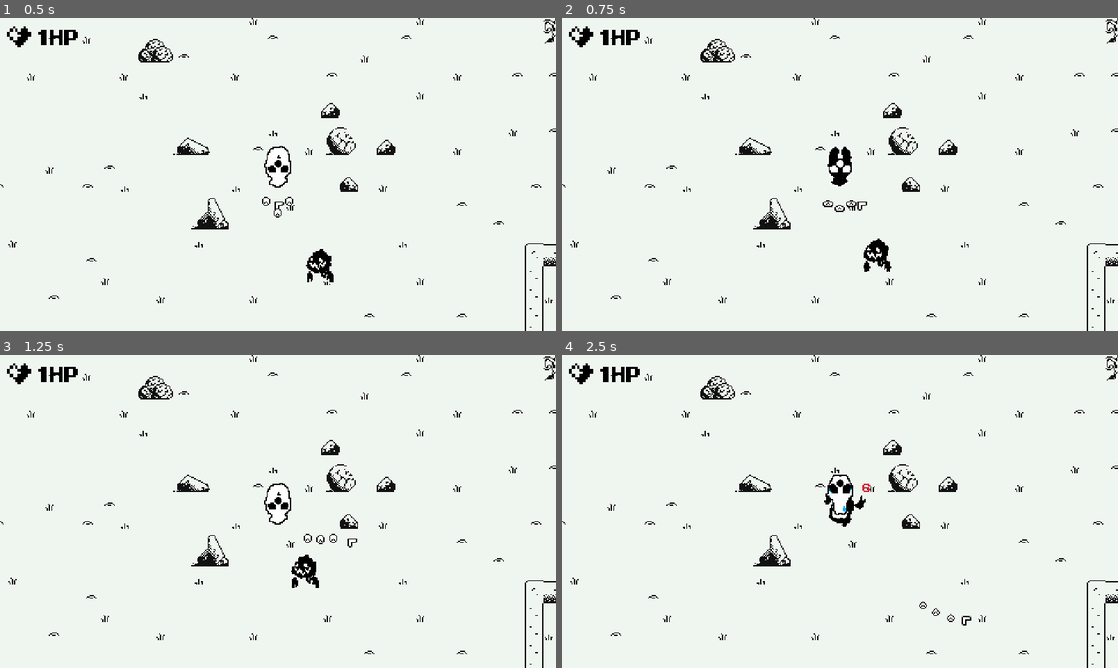
Above: before the commit, frames 1-4 (two rows, left to right).
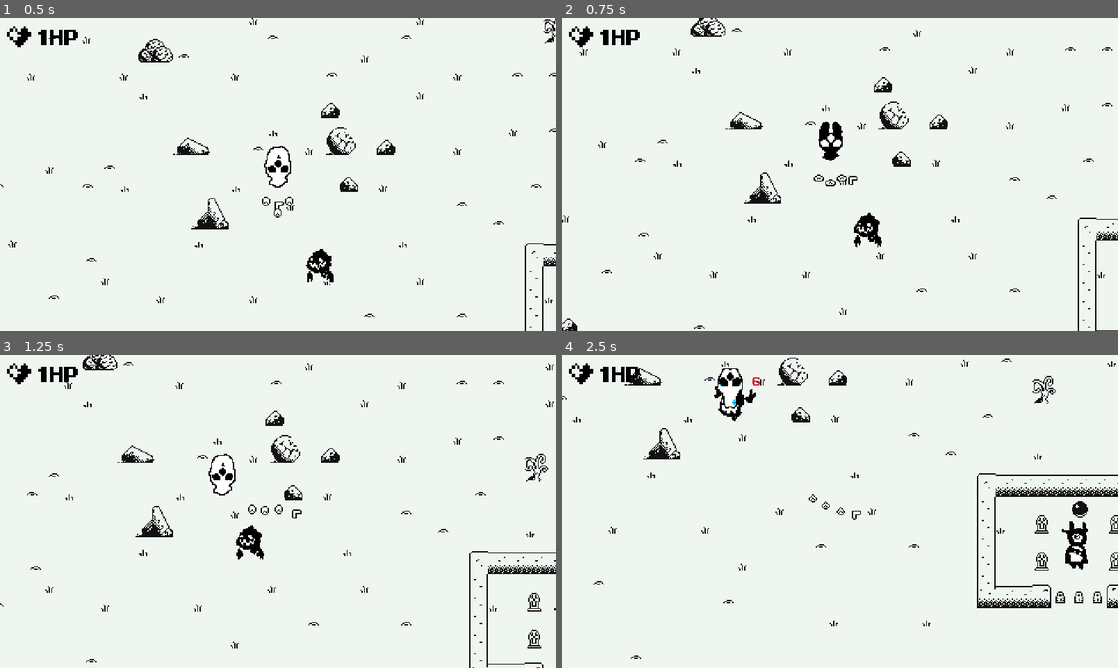
Above: after the commit, the same moments.

Repository: barssbekk/motherBaby
Game: Godot game, scene res://game.tscn
Two runs of this game, one before a commit and one after it. Both use one fixed random seed, a clock stepped at 60 frames per second and the inputs below. The engine's default icon, where the game draws it, is replaced by a stand-in: a white triangle on a blue panel in a dark square.
Inputs:
- Up to frame 1 (0.5 s): no input
- Up to frame 2 (0.75 s): hold Right (arrow_right) from 0.53 s (still down); tap Shift (switch_camera, bound only after the commit) at 0.6 s
- Up to frame 3 (1.25 s): keep holding Right (arrow_right)
- Up to frame 4 (2.5 s): release Right (arrow_right) at 1.28 s; hold Down (arrow_down) 1.28-2.03 s; tap Shift (switch_camera, bound only after the commit) at 1.35, 2.1 s; hold Right (arrow_right) from 2.03 s (still down)

Frame 1 is identical in both runs. In frame 2, 4.3% of the frame differs, in the area x 0-100%, y 0-100%; in frame 3, 4.6%; in frame 4, 5.4%.

Commit message:
+Clari_bat +baby_cam

Diff:
--- /dev/null
+++ b/game.gd
@@ -0,0 +1,23 @@
+extends Node2D
+
+@onready var mom_cam = $Player/Camera2D
+@onready var baby_cam = $babyCamera/Camera2D
+
+func camera_switch():
+	if mom_cam.enabled == true:
+		mom_cam.enabled = false
+		baby_cam.enabled = true
+	else:
+		mom_cam.enabled = true
+		baby_cam.enabled = false
+
+
+# Called when the node enters the scene tree for the first time.
+func _ready() -> void:
+	pass # Replace with function body.
+
+
+# Called every frame. 'delta' is the elapsed time since the previous frame.
+func _process(delta: float) -> void:
+	if Input.is_action_just_pressed("switch_camera"):
+		camera_switch()
--- a/game.tscn
+++ b/game.tscn
@@ -1,6 +1,7 @@
-[gd_scene load_steps=17 format=4 uid="uid://d12xnn6slwj61"]
+[gd_scene load_steps=19 format=4 uid="uid://d12xnn6slwj61"]
 
 [ext_resource type="PackedScene" uid="uid://cpijbgtfhbkqm" path="res://scenes/player.tscn" id="1_1iqdn"]
+[ext_resource type="Script" path="res://game.gd" id="1_6mh7n"]
 [ext_resource type="PackedScene" uid="uid://d26vwd4g3x0x8" path="res://scenes/babyPointer.tscn" id="2_2kw0m"]
 [ext_resource type="PackedScene" uid="uid://fsbt5n1jq4op" path="res://scenes/ghost.tscn" id="2_h1rdq"]
 [ext_resource type="Texture2D" uid="uid://bnek1nseml03" path="res://assets/sprites/Ws.png" id="3_cshby"]
@@ -14,6 +15,7 @@
 [ext_resource type="PackedScene" uid="uid://ca8itul2ohwjh" path="res://scenes/lockRed.tscn" id="12_bkbq3"]
 [ext_resource type="PackedScene" uid="uid://c3undegxrca3v" path="res://scenes/lockOrange.tscn" id="13_4orny"]
 [ext_resource type="PackedScene" uid="uid://bqx6sm68irkm5" path="res://scenes/lockYellow.tscn" id="14_rx7js"]
+[ext_resource type="PackedScene" uid="uid://ltbfkc7g04ob" path="res://scenes/babycamera.tscn" id="15_uo245"]
 
 [sub_resource type="TileSetAtlasSource" id="TileSetAtlasSource_mcu5c"]
 texture = ExtResource("3_cshby")
@@ -302,6 +304,7 @@
 sources/0 = SubResource("TileSetAtlasSource_mcu5c")
 
 [node name="Game" type="Node2D"]
+script = ExtResource("1_6mh7n")
 
 [node name="Player" parent="." instance=ExtResource("1_1iqdn")]
 position = Vector2(59, -51)
@@ -311,6 +314,13 @@
 
 [node name="BabyPointer" parent="." instance=ExtResource("2_2kw0m")]
 position = Vector2(58, -26)
+
+[node name="babyCamera" parent="." instance=ExtResource("15_uo245")]
+position = Vector2(60, -33)
+
+[node name="Camera2D" type="Camera2D" parent="babyCamera"]
+position = Vector2(-4.76837e-07, 0)
+enabled = false
 
 [node name="Node" type="Node" parent="."]
 
--- a/project.godot
+++ b/project.godot
@@ -76,6 +76,12 @@
 "events": [Object(InputEventKey,"resource_local_to_scene":false,"resource_name":"","device":-1,"window_id":0,"alt_press …(195 unchanged characters)…
 ]
 }
+switch_camera={
+"deadzone": 0.5,
+"events": [Object(InputEventKey,"resource_local_to_scene":false,"resource_name":"","device":-1,"window_id":0,"alt_pressed":false,"shift_pressed":false,"ctrl_pressed":false,"meta_pressed":false,"pressed":false,"keycode":0,"physical_keycode":4194325,"key_label":0,"unicode":0,"location":0,"echo":false,"script":null)
+, Object(InputEventKey,"resource_local_to_scene":false,"resource_name":"","device":-1,"window_id":0,"alt_pressed":false,"shift_pressed":false,"ctrl_pressed":false,"meta_pressed":false,"pressed":false,"keycode":0,"physical_keycode":32,"key_label":0,"unicode":32,"location":0,"echo":false,"script":null)
+]
+}
 
 [layer_names]
 
--- /dev/null
+++ b/scenes/babycamera.tscn
@@ -0,0 +1,59 @@
+[gd_scene load_steps=9 format=3 uid="uid://ltbfkc7g04ob"]
+
+[ext_resource type="Script" path="res://scripts/babyFollow.gd" id="1_yqy34"]
+[ext_resource type="Texture2D" uid="uid://4xav145r0ddl" path="res://assets/sprites/baby_64.png" id="2_wa28b"]
+
+[sub_resource type="RectangleShape2D" id="RectangleShape2D_mw2re"]
+size = Vector2(9, 8)
+
+[sub_resource type="AtlasTexture" id="AtlasTexture_kq158"]
+atlas = ExtResource("2_wa28b")
+region = Rect2(0, 0, 64, 64)
+
+[sub_resource type="AtlasTexture" id="AtlasTexture_5kjfa"]
+atlas = ExtResource("2_wa28b")
+region = Rect2(64, 0, 64, 64)
+
+[sub_resource type="AtlasTexture" id="AtlasTexture_i07t1"]
+atlas = ExtResource("2_wa28b")
+region = Rect2(192, 0, 64, 64)
+
+[sub_resource type="AtlasTexture" id="AtlasTexture_mq25m"]
+atlas = ExtResource("2_wa28b")
+region = Rect2(256, 0, 64, 64)
+
+[sub_resource type="SpriteFrames" id="SpriteFrames_j5k3a"]
+animations = [{
+"frames": [{
+"duration": 1.0,
+"texture": SubResource("AtlasTexture_kq158")
+}, {
+"duration": 1.0,
+"texture": SubResource("AtlasTexture_5kjfa")
+}, {
+"duration": 1.0,
+"texture": SubResource("AtlasTexture_i07t1")
+}, {
+"duration": 1.0,
+"texture": SubResource("AtlasTexture_mq25m")
+}],
+"loop": true,
+"name": &"default",
+"speed": 5.0
+}]
+
+[node name="babyCamera" type="CharacterBody2D" node_paths=PackedStringArray("baby")]
+collision_layer = 4096
+collision_mask = 16
+script = ExtResource("1_yqy34")
+baby = NodePath(".")
+
+[node name="CollisionShape2D" type="CollisionShape2D" parent="."]
+position = Vector2(-0.5, 0)
+shape = SubResource("RectangleShape2D_mw2re")
+
+[node name="AnimatedSprite2D" type="AnimatedSprite2D" parent="."]
+visible = false
+position = Vector2(-1, -1)
+sprite_frames = SubResource("SpriteFrames_j5k3a")
+autoplay = "default"
--- a/scenes/mob.tscn
+++ b/scenes/mob.tscn
@@ -1,94 +1,93 @@
-[gd_scene load_steps=26 format=3 uid="uid://f16y3mfyq1bv"]
+[gd_scene load_steps=25 format=3 uid="uid://f16y3mfyq1bv"]
 
 [ext_resource type="Script" path="res://scripts/mob.gd" id="1_rurde"]
 [ext_resource type="PackedScene" uid="uid://dc4xfsgjukcbm" path="res://scenes/hitboxComponent.tscn" id="2_ser45"]
-[ext_resource type="Texture2D" uid="uid://nexgo6ummtnc" path="res://assets/sprites/enemy_bat_fangs_fixed.png" id="2_tletk"]
+[ext_resource type="Texture2D" uid="uid://bbyqwpyrfg1pd" path="res://assets/sprites/Bat__Sprite.png" id="3_5mju4"]
 [ext_resource type="PackedScene" uid="uid://bwdbnj13eriax" path="res://scenes/healthComponent.tscn" id="3_l22xe"]
-[ext_resource type="Texture2D" uid="uid://bfcols53tlcg0" path="res://assets/sprites/enemy_bat_fixed.png" id="3_rsoji"]
 [ext_resource type="PackedScene" uid="uid://24q08luwhx6e" path="res://scenes/damageComponent.tscn" id="5_awbk0"]
 
 [sub_resource type="CapsuleShape2D" id="CapsuleShape2D_8a00q"]
-radius = 8.0
-height = 32.0
+radius = 13.0
+height = 52.0
 
-[sub_resource type="AtlasTexture" id="AtlasTexture_mohwa"]
-atlas = ExtResource("2_tletk")
-region = Rect2(0, 64, 32, 32)
+[sub_resource type="AtlasTexture" id="AtlasTexture_ekum8"]
+atlas = ExtResource("3_5mju4")
+region = Rect2(0, 128, 64, 64)
 
-[sub_resource type="AtlasTexture" id="AtlasTexture_i85k8"]
-atlas = ExtResource("2_tletk")
-region = Rect2(32, 64, 32, 32)
+[sub_resource type="AtlasTexture" id="AtlasTexture_y8onk"]
+atlas = ExtResource("3_5mju4")
+region = Rect2(64, 128, 64, 64)
 
-[sub_resource type="AtlasTexture" id="AtlasTexture_1qvgu"]
-atlas = ExtResource("2_tletk")
-region = Rect2(64, 64, 32, 32)
+[sub_resource type="AtlasTexture" id="AtlasTexture_3ovrk"]
+atlas = ExtResource("3_5mju4")
+region = Rect2(128, 128, 64, 64)
 
-[sub_resource type="AtlasTexture" id="AtlasTexture_rmvc3"]
-atlas = ExtResource("2_tletk")
-region = Rect2(96, 64, 32, 32)
+[sub_resource type="AtlasTexture" id="AtlasTexture_66rdw"]
+atlas = ExtResource("3_5mju4")
+region = Rect2(192, 128, 64, 64)
 
-[sub_resource type="AtlasTexture" id="AtlasTexture_qmy6x"]
-atlas = ExtResource("2_tletk")
-region = Rect2(0, 0, 32, 32)
+[sub_resource type="AtlasTexture" id="AtlasTexture_r3gtw"]
+atlas = ExtResource("3_5mju4")
+region = Rect2(0, 0, 64, 64)
 
-[sub_resource type="AtlasTexture" id="AtlasTexture_dvf81"]
-atlas = ExtResource("2_tletk")
-region = Rect2(32, 0, 32, 32)
+[sub_resource type="AtlasTexture" id="AtlasTexture_yf8uw"]
+atlas = ExtResource("3_5mju4")
+region = Rect2(64, 0, 64, 64)
 
-[sub_resource type="AtlasTexture" id="AtlasTexture_enjir"]
-atlas = ExtResource("2_tletk")
-region = Rect2(64, 0, 32, 32)
+[sub_resource type="AtlasTexture" id="AtlasTexture_aeqr8"]
+atlas = ExtResource("3_5mju4")
+region = Rect2(128, 0, 64, 64)
 
-[sub_resource type="AtlasTexture" id="AtlasTexture_scb5l"]
-atlas = ExtResource("2_tletk")
-region = Rect2(96, 0, 32, 32)
+[sub_resource type="AtlasTexture" id="AtlasTexture_41who"]
+atlas = ExtResource("3_5mju4")
+region = Rect2(192, 0, 64, 64)
 
-[sub_resource type="AtlasTexture" id="AtlasTexture_sthqq"]
-atlas = ExtResource("3_rsoji")
-region = Rect2(0, 32, 32, 32)
+[sub_resource type="AtlasTexture" id="AtlasTexture_lf3n4"]
+atlas = ExtResource("3_5mju4")
+region = Rect2(0, 64, 64, 64)
 
-[sub_resource type="AtlasTexture" id="AtlasTexture_xix88"]
-atlas = ExtResource("3_rsoji")
-region = Rect2(32, 32, 32, 32)
+[sub_resource type="AtlasTexture" id="AtlasTexture_smftc"]
+atlas = ExtResource("3_5mju4")
+region = Rect2(64, 64, 64, 64)
 
-[sub_resource type="AtlasTexture" id="AtlasTexture_kjpj2"]
-atlas = ExtResource("3_rsoji")
-region = Rect2(64, 32, 32, 32)
+[sub_resource type="AtlasTexture" id="AtlasTexture_rm6ua"]
+atlas = ExtResource("3_5mju4")
+region = Rect2(128, 64, 64, 64)
 
-[sub_resource type="AtlasTexture" id="AtlasTexture_oo46g"]
-atlas = ExtResource("3_rsoji")
-region = Rect2(96, 32, 32, 32)
+[sub_resource type="AtlasTexture" id="AtlasTexture_yrukm"]
+atlas = ExtResource("3_5mju4")
+region = Rect2(192, 64, 64, 64)
 
-[sub_resource type="AtlasTexture" id="AtlasTexture_6t838"]
-atlas = ExtResource("2_tletk")
-region = Rect2(0, 32, 32, 32)
+[sub_resource type="AtlasTexture" id="AtlasTexture_n4ixa"]
+atlas = ExtResource("3_5mju4")
+region = Rect2(0, 64, 64, 64)
 
-[sub_resource type="AtlasTexture" id="AtlasTexture_sstg1"]
-atlas = ExtResource("2_tletk")
-region = Rect2(32, 32, 32, 32)
+[sub_resource type="AtlasTexture" id="AtlasTexture_g6hqs"]
+atlas = ExtResource("3_5mju4")
+region = Rect2(64, 64, 64, 64)
 
-[sub_resource type="AtlasTexture" id="AtlasTexture_p8opw"]
-atlas = ExtResource("2_tletk")
-region = Rect2(64, 32, 32, 32)
+[sub_resource type="AtlasTexture" id="AtlasTexture_bryb7"]
+atlas = ExtResource("3_5mju4")
+region = Rect2(128, 64, 64, 64)
 
-[sub_resource type="AtlasTexture" id="AtlasTexture_kvfs4"]
-atlas = ExtResource("2_tletk")
-region = Rect2(96, 32, 32, 32)
+[sub_resource type="AtlasTexture" id="AtlasTexture_damwj"]
+atlas = ExtResource("3_5mju4")
+region = Rect2(192, 64, 64, 64)
 
 [sub_resource type="SpriteFrames" id="SpriteFrames_wadc6"]
 animations = [{
 "frames": [{
 "duration": 1.0,
-"texture": SubResource("AtlasTexture_mohwa")
+"texture": SubResource("AtlasTexture_ekum8")
 }, {
 "duration": 1.0,
-"texture": SubResource("AtlasTexture_i85k8")
+"texture": SubResource("AtlasTexture_y8onk")
 }, {
 "duration": 1.0,
-"texture": SubResource("AtlasTexture_1qvgu")
+"texture": SubResource("AtlasTexture_3ovrk")
 }, {
 "duration": 1.0,
-"texture": SubResource("AtlasTexture_rmvc3")
+"texture": SubResource("AtlasTexture_66rdw")
 }],
 "loop": true,
 "name": &"hurt",
@@ -96,16 +95,16 @@
 }, {
 "frames": [{
 "duration": 1.0,
-"texture": SubResource("AtlasTexture_qmy6x")
+"texture": SubResource("AtlasTexture_r3gtw")
 }, {
 "duration": 1.0,
-"texture": SubResource("AtlasTexture_dvf81")
+"texture": SubResource("AtlasTexture_yf8uw")
 }, {
 "duration": 1.0,
-"texture": SubResource("AtlasTexture_enjir")
+"texture": SubResource("AtlasTexture_aeqr8")
 }, {
 "duration": 1.0,
-"texture": SubResource("AtlasTexture_scb5l")
+"texture": SubResource("AtlasTexture_41who")
 }],
 "loop": true,
 "name": &"idle",
@@ -113,16 +112,16 @@
 }, {
 "frames": [{
 "duration": 1.0,
-"texture": SubResource("AtlasTexture_sthqq")
+"texture": SubResource("AtlasTexture_lf3n4")
 }, {
 "duration": 1.0,
-"texture": SubResource("AtlasTexture_xix88")
+"texture": SubResource("AtlasTexture_smftc")
 }, {
 "duration": 1.0,
-"texture": SubResource("AtlasTexture_kjpj2")
+"texture": SubResource("AtlasTexture_rm6ua")
 }, {
 "duration": 1.0,
-"texture": SubResource("AtlasTexture_oo46g")
+"texture": SubResource("AtlasTexture_yrukm")
 }],
 "loop": true,
 "name": &"walk",
@@ -130,16 +129,16 @@
 }, {
 "frames": [{
 "duration": 1.0,
-"texture": SubResource("AtlasTexture_6t838")
+"texture": SubResource("AtlasTexture_n4ixa")
 }, {
 "duration": 1.0,
-"texture": SubResource("AtlasTexture_sstg1")
+"texture": SubResource("AtlasTexture_g6hqs")
 }, {
 "duration": 1.0,
-"texture": SubResource("AtlasTexture_p8opw")
+"texture": SubResource("AtlasTexture_bryb7")
 }, {
 "duration": 1.0,
-"texture": SubResource("AtlasTexture_kvfs4")
+"texture": SubResource("AtlasTexture_damwj")
 }],
 "loop": true,
 "name": &"walk_angry",
@@ -147,8 +146,8 @@
 }]
 
 [sub_resource type="CapsuleShape2D" id="CapsuleShape2D_cv2ch"]
-radius = 15.0
-height = 35.0
+radius = 20.2381
+height = 64.0
 
 [node name="Mob" type="CharacterBody2D"]
 collision_layer = 4
@@ -156,15 +155,16 @@
 script = ExtResource("1_rurde")
 
 [node name="CollisionShape2D" type="CollisionShape2D" parent="."]
-position = Vector2(0, -1)
+position = Vector2(0, 1)
 rotation = -1.5708
 shape = SubResource("CapsuleShape2D_8a00q")
 
 [node name="AnimatedSprite2D" type="AnimatedSprite2D" parent="."]
 z_index = 5
 sprite_frames = SubResource("SpriteFrames_wadc6")
-animation = &"idle"
+animation = &"walk_angry"
 autoplay = "idle"
+frame_progress = 0.0888781
 
 [node name="HealthComponent" parent="." instance=ExtResource("3_l22xe")]
 max_Health = 5
@@ -178,7 +178,7 @@
 health_component = NodePath("../HealthComponent")
 
 [node name="CollisionShape2D" type="CollisionShape2D" parent="HitboxComponent"]
-position = Vector2(4.54747e-13, -1)
+position = Vector2(-4.06576e-19, -5.96046e-08)
 rotation = -1.57079
 scale = Vector2(0.84, 1)
 shape = SubResource("CapsuleShape2D_cv2ch")
--- a/scripts/babyFollow.gd
+++ b/scripts/babyFollow.gd
@@ -16,6 +16,3 @@
 		baby.velocity = Vector2()
 
 	move_and_slide()
-
-func die():
-	queue_free()
--- a/scripts/singletons/Stats.gd
+++ b/scripts/singletons/Stats.gd
@@ -1,8 +1,6 @@
 extends Node
 
 var babyspeed := 80
-
-
 
 
 
Binary file added: assets/sprites/Bat__Sprite.png
Not shown, added: assets/sprites/Bat__Sprite.png.import
